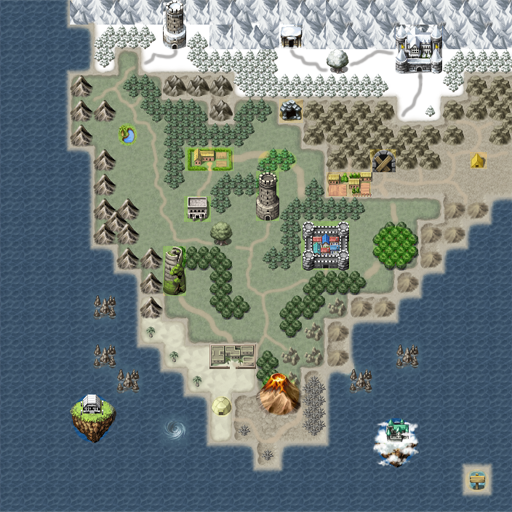
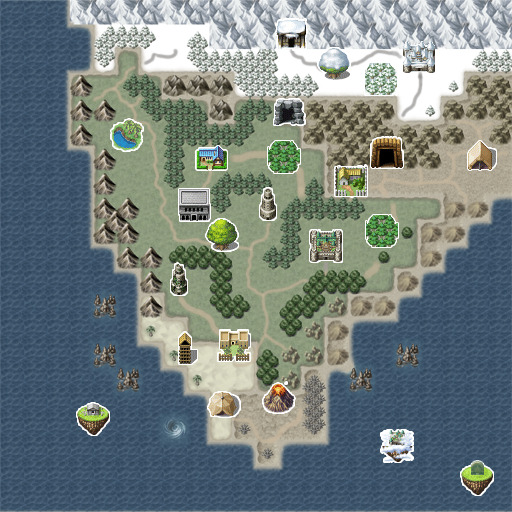
Comparing the layer stacks of the two 512 × 512 images. Changes:
added group "Group 1" with 24 layers above "Hue/Saturation 1" over (77, 19, 496, 495)
added layer "Layer 29 copy" in group "Group 1" over (366, 215, 398, 247)
added layer "Layer 29" in group "Group 1" over (268, 141, 300, 173)
added layer "Layer 28" in group "Group 1" over (365, 63, 397, 95)
added layer "Layer 27" in group "Group 1" over (335, 165, 367, 197)
added layer "Layer 26" in group "Group 1" over (276, 19, 307, 50)
added layer "Layer 25" in group "Group 1" over (208, 392, 240, 417)
added layer "Layer 24" in group "Group 1" over (179, 189, 210, 221)
added layer "Layer 23" in group "Group 1" over (218, 330, 250, 361)
added layer "Layer 21" in group "Group 1" over (111, 119, 143, 151)
added layer "Layer 20" in group "Group 1" over (468, 141, 496, 170)
added layer "Layer 19" in group "Group 1" over (318, 48, 350, 80)
added layer "Layer 18" in group "Group 1" over (206, 219, 238, 251)
added layer "Layer 17" in group "Group 1" over (381, 430, 413, 462)
added layer "Layer 16" in group "Group 1" over (77, 403, 109, 435)
added layer "Layer 15" in group "Group 1" over (310, 230, 342, 262)
added layer "Layer 14" in group "Group 1" over (403, 41, 435, 73)
added layer "Layer 13" in group "Group 1" over (461, 461, 493, 495)
added layer "Layer 11" in group "Group 1" over (263, 382, 295, 413)
added layer "Layer 8" in group "Group 1" over (371, 137, 403, 168)
added layer "Layer 7" in group "Group 1" over (274, 99, 305, 125)
painted on "Layer 2" over (322, 50, 403, 273)
renamed "Layer 4" to "Layer 6", showed it, moved it above "Layer 5", painted on it over (0, 0, 512, 512)
hid "Layer 5" over (0, 0, 512, 512)
…and 4 more changes (4 added)